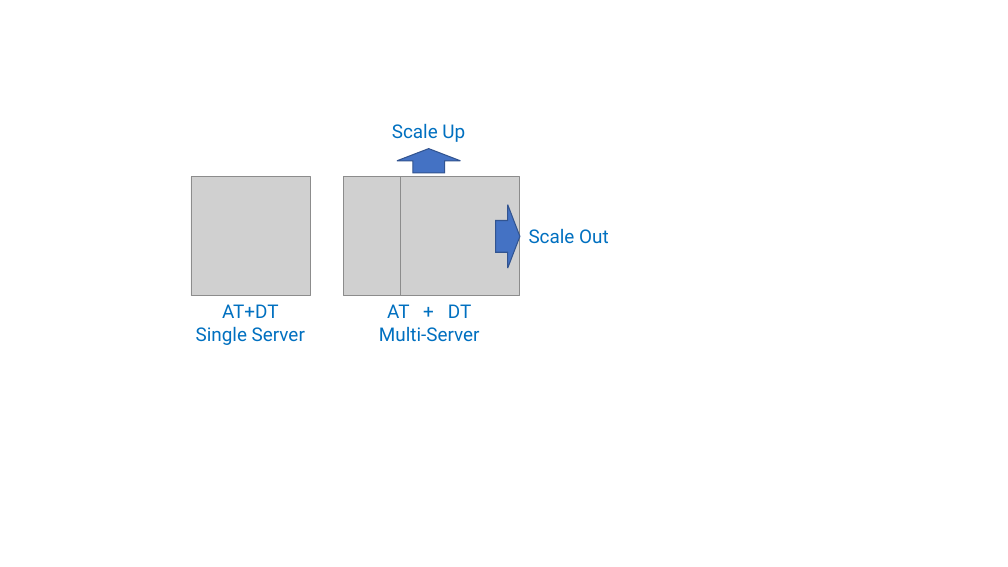
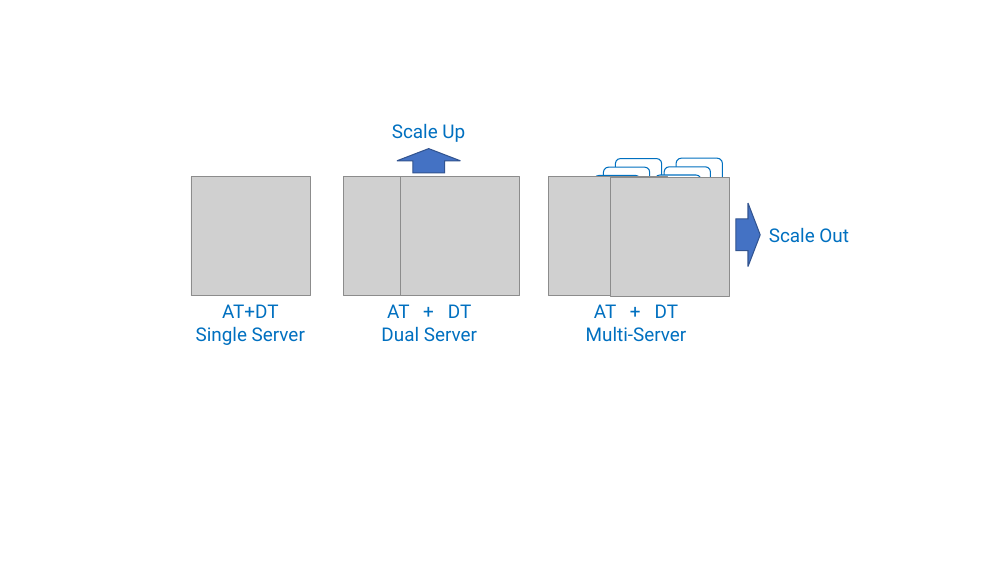
Before and after one commit to ALM-Rangers/Guidance, a slide deck: slide 3 of src/Planning/Illustrations.pptx. Drawn at 1008x567 pixels with LibreOffice and Linux fonts; fonts in the diff are those of the drawing; grey boxes stand for pictures. Boxes give left, top, right and bottom in pixels: in the first picture for what was removed or moved away, otherwise in the second. Text is boxed around its words. In the diff, an @@ line names an element or a change of style, - is before the commit and + after.

Commit message:
Update duak versus multi server text and diagram

```diff
--- a/src/Planning/Illustrations.pptx
+++ b/src/Planning/Illustrations.pptx
@@ picture added at (548,177,667,296) @@
@@ rounded rectangle added at (594,175,640,284), fill #FFFFFF, outline #0070C0 1 pt @@
@@ rounded rectangle added at (603,167,650,275), fill #FFFFFF, outline #0070C0 1 pt @@
@@ picture added at (611,177,730,296) @@
@@ rounded rectangle added at (616,159,662,267), fill #FFFFFF, outline #0070C0 1 pt @@
@@ rounded rectangle added at (655,175,701,284), fill #FFFFFF, outline #0070C0 1 pt @@
@@ rounded rectangle added at (665,167,711,275), fill #FFFFFF, outline #0070C0 1 pt @@
@@ rounded rectangle added at (676,158,722,266), fill #FFFFFF, outline #0070C0 1 pt @@
@@ down arrow: place and size @@
-down arrow at (496,205,520,268)
+down arrow at (737,203,761,266)
@@ text "Scale Out": place and size @@
-text "Scale Out" at (529,229,609,244)
+text "Scale Out" at (769,227,849,243)
@@ text at (381,326,477,342): text changed @@
-Multi-Server
+Dual Server
@@ text added at (586,304,687,342), 18 pt, text #0070C0 @@
+AT + DT
+Multi-Server
```
Also in this commit, not shown: 3 other files.
